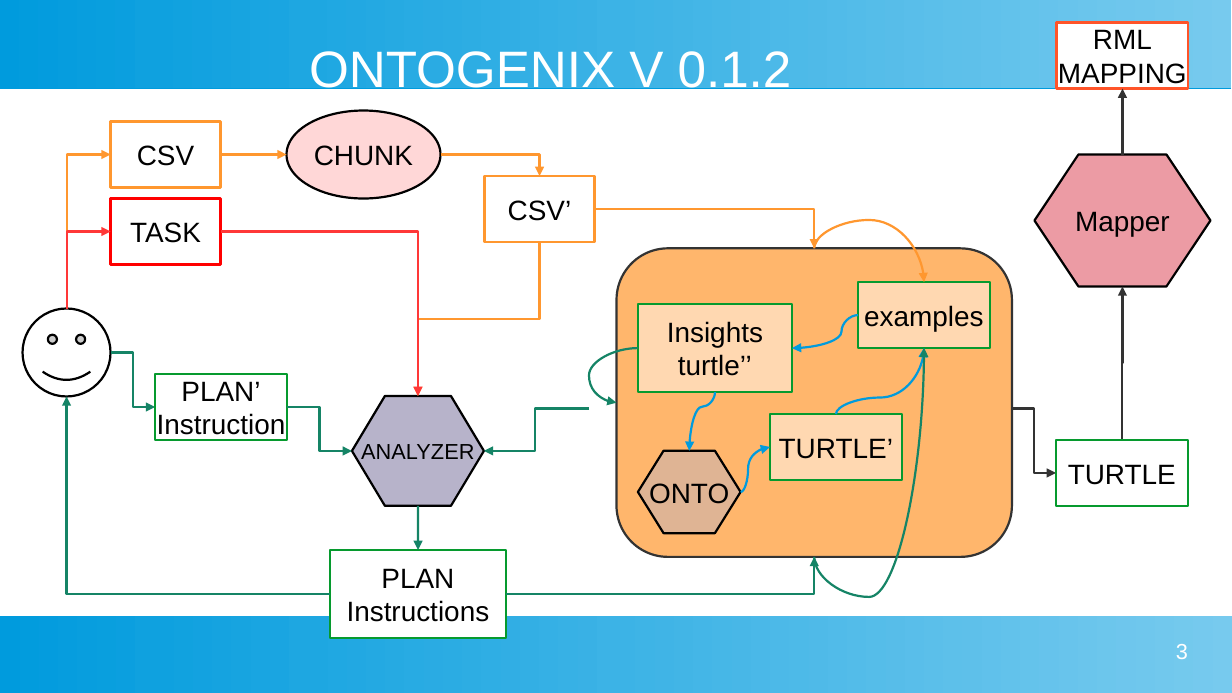
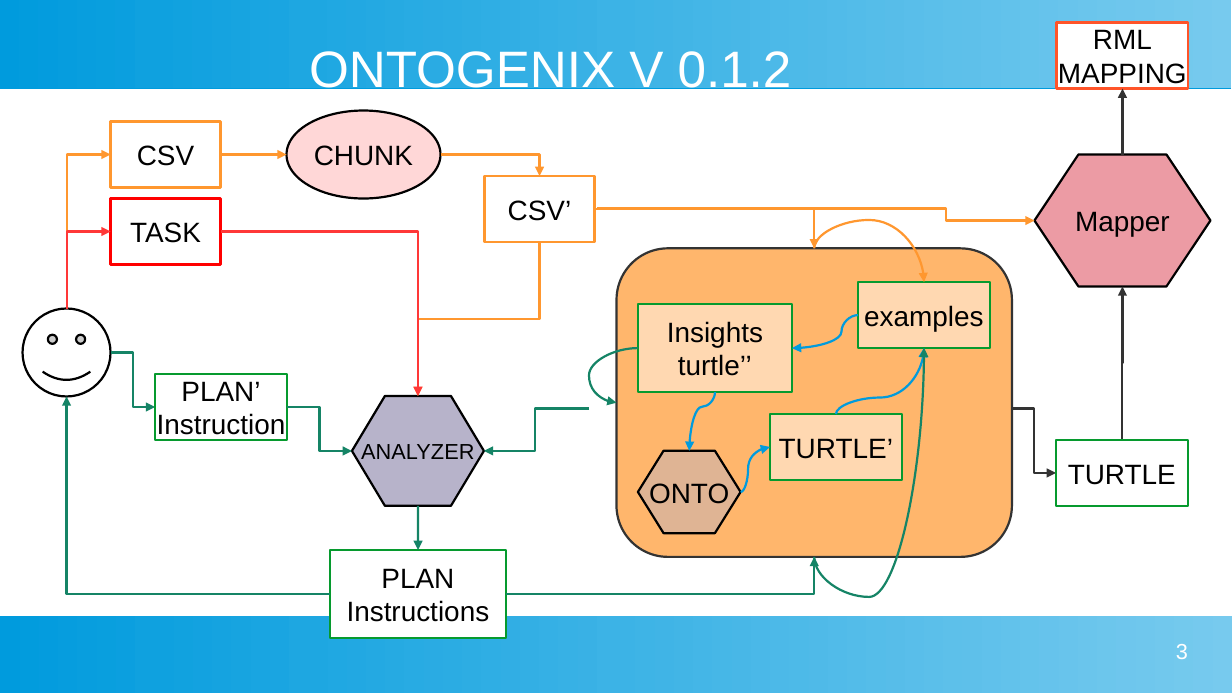
Before and after one commit to tecnomod-um/OntoGenix, a slide deck: slide 3 of IDEAS.odp. Drawn at 1232x693 pixels with LibreOffice and Linux fonts; fonts in the diff are those of the drawing. Boxes give left, top, right and bottom in pixels: in the first picture for what was removed or moved away, otherwise in the second. Text is boxed around its words. In the diff, an @@ line names an element or a change of style, - is before the commit and + after.

```diff
--- a/IDEAS.odp
+++ b/IDEAS.odp
@@ elbow arrow added from (597, 209) to (1035, 220), #FF972F 1.42 pt @@
```
Also in this commit, not shown: 7 slides added, 3 other files.
